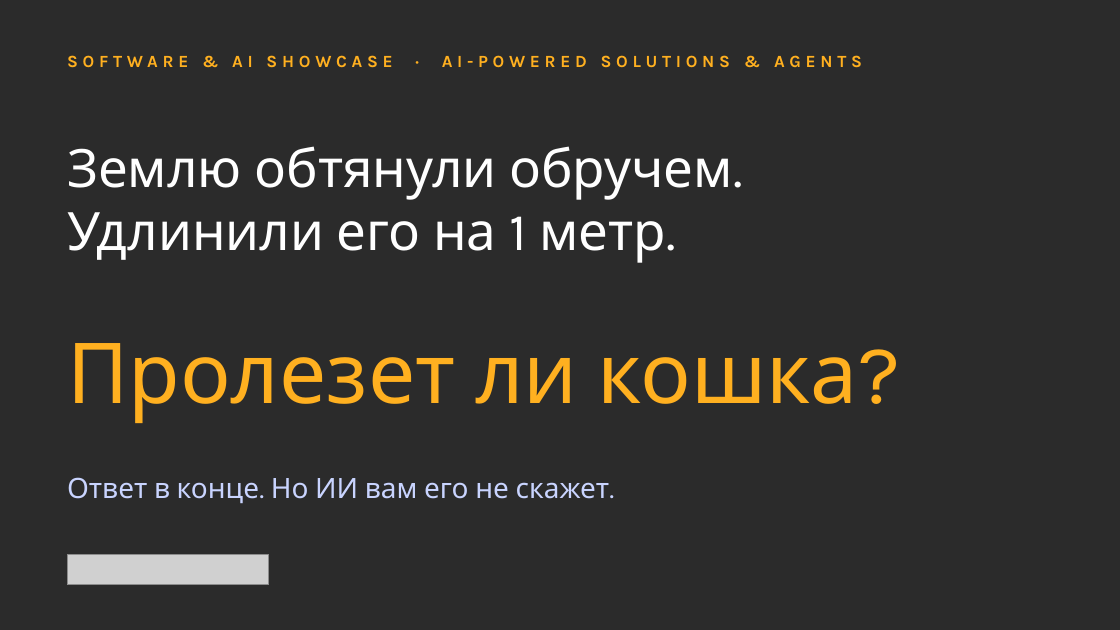
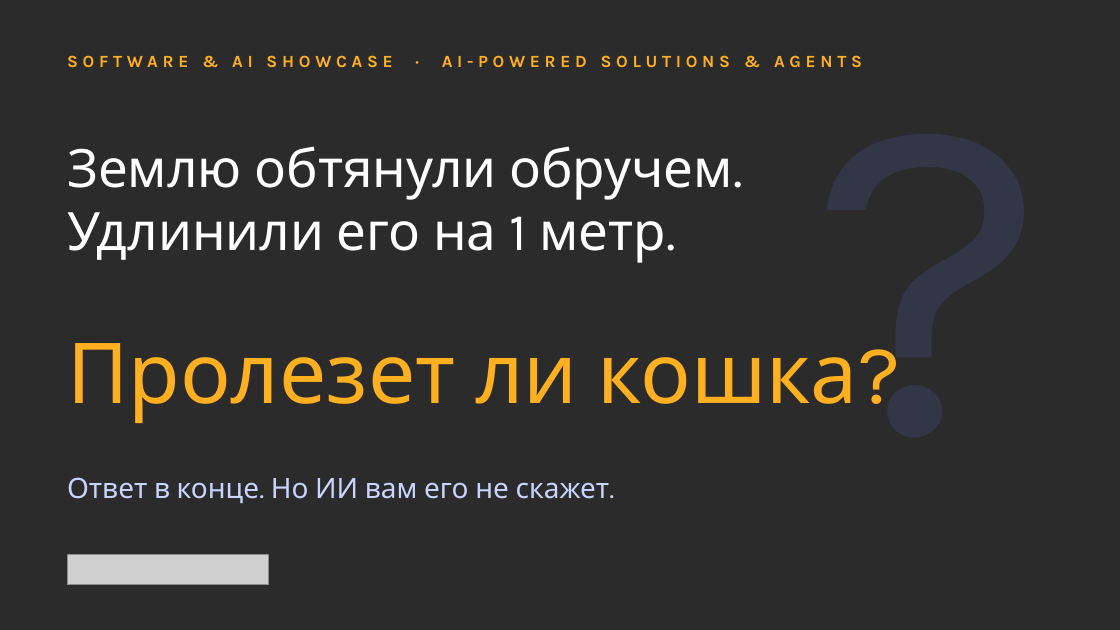
Before and after one commit to nagayevarsen/olymp-trainer, a slide deck: slide 1 of docs/handoff/olymp-trainer.pptx. Drawn at 1120x630 pixels with LibreOffice and Linux fonts; fonts in the diff are those of the drawing; grey boxes stand for pictures; background and template pictures are left out; a plain dark background stands for a picture behind light text. Boxes give left, top, right and bottom in pixels: in the first picture for what was removed or moved away, otherwise in the second. Text is boxed around its words. In the diff, an @@ line names an element or a change of style, - is before the commit and + after.

```diff
--- a/docs/handoff/olymp-trainer.pptx
+++ b/docs/handoff/olymp-trainer.pptx
@@ text added at (717, 0, 1120, 582), 300 pt, text #6C86FF at 12% opacity @@
+?
```
Also in this commit, not shown: 2 slides added, 1 slide removed.
